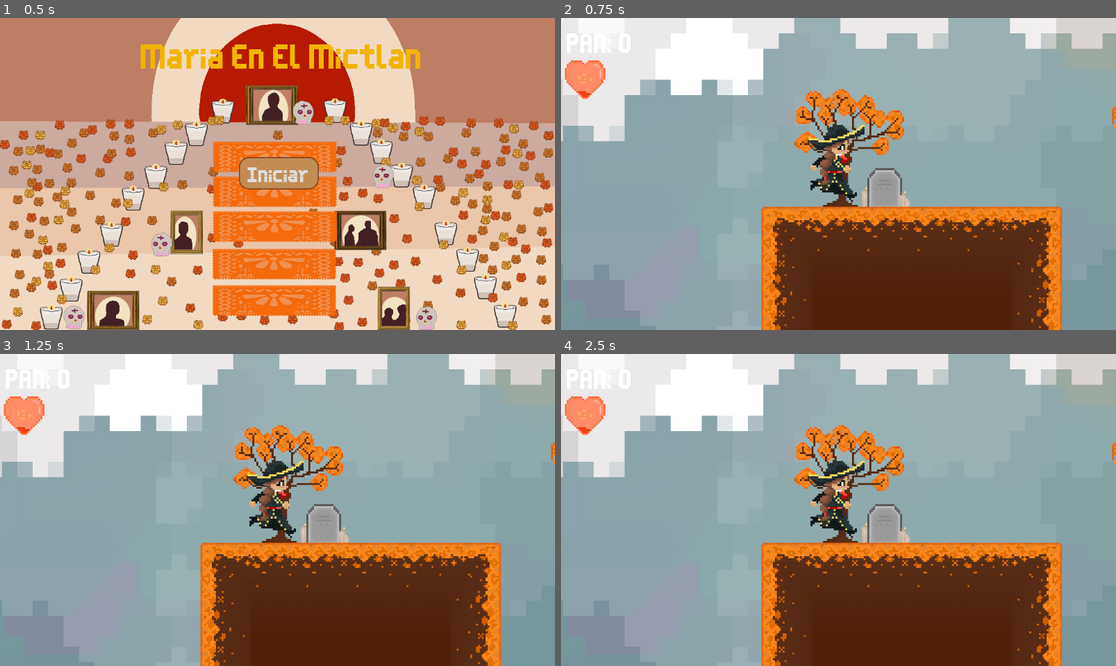
Above: before the commit, frames 1-4 (two rows, left to right).
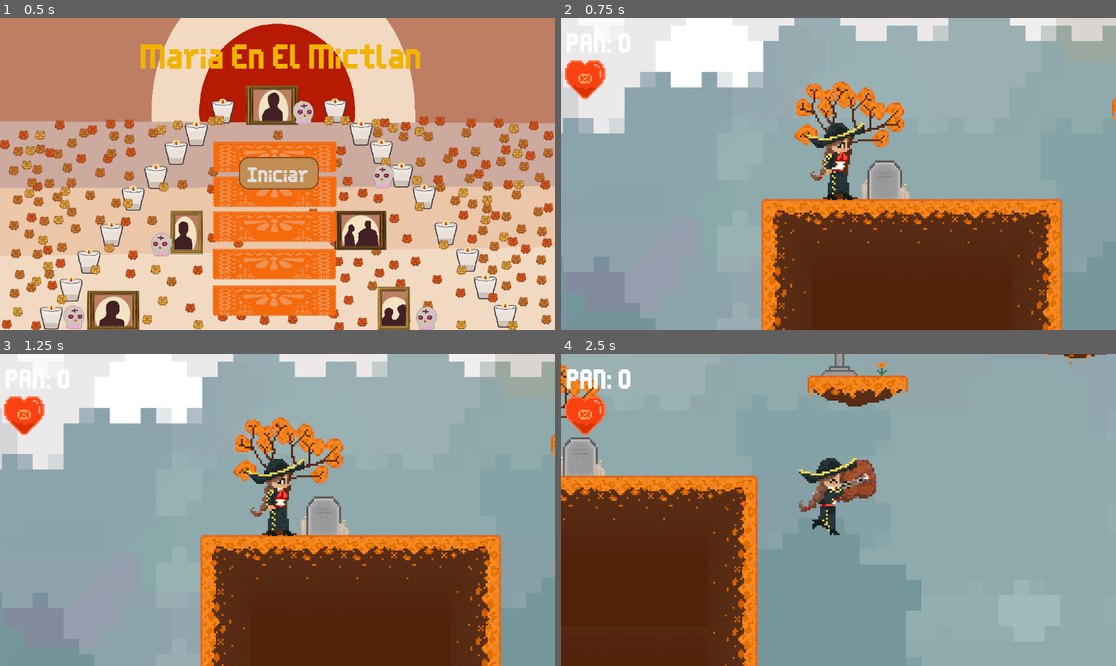
Above: after the commit, the same moments.

Repository: TheAlon50/Catrina_Game
Game: Godot game, scene res://Escenas/menu/portada.tscn
The game is run twice, just before and just after one commit, with the same random seed, the same clock (stepped at 60 frames per second) and the same inputs.
Inputs (mouse positions are in pixels of both pictures, inside the frame that each line leads up to):
- Up to frame 1 (0.5 s): no input
- Up to frame 2 (0.75 s): click "Iniciar" at 0.5 s
- Up to frame 3 (1.25 s): no input
- Up to frame 4 (2.5 s): move the mouse to (960, 494) at 1.27 s; hold D (Movimiento_Derecha) from 1.28 s (still down); click (960, 494) at 1.35 s; tap W (Saltar) at 1.52, 2.27 s; move the mouse to (727, 525) at 2.02 s; click (727, 525) at 2.1 s

Frame 1 is identical in both runs. In frame 2, 11% of the frame differs, in the area x 0-100%, y 2-100%; in frame 3, 11%; in frame 4, 64%, in the area x 0-100%, y 0-100%.
Error before the commit: Parse Error: Identifier "Vida" not declared in the current scope. (res://Scrips/Player/Movoimiento_(player)

Commit message:
EnemigosN

Diff:
--- a/catrina-games/Escenas/Nivel_1/nivel_1.tscn
+++ b/catrina-games/Escenas/Nivel_1/nivel_1.tscn
@@ -13,6 +13,7 @@
 [ext_resource type="Texture2D" uid="uid://2b44d8n7nm3b" path="res://Almacen/Recursos/Interfaz_Usuario/Corazon_Lleno.png" id="10_86tta"]
 [ext_resource type="PackedScene" uid="uid://oscsa31qmtpc" path="res://Escenas/meta_provicional/Altar.tscn" id="12_86tta"]
 [ext_resource type="AudioStream" uid="uid://bhsv55l8ns51s" path="res://Almacen/Musica/gameplay.mp3" id="13_750rq"]
+[ext_resource type="PackedScene" uid="uid://c14ad71h4rkpl" path="res://Escenas/Enemys/Chaman.tscn" id="14_653r3"]
 
 [sub_resource type="TileSetAtlasSource" id="TileSetAtlasSource_rqamo"]
 texture = ExtResource("1_6th8p")
@@ -3051,6 +3052,8 @@
 theme_override_font_sizes/font_size = 8
 
 [node name="Limites" type="StaticBody2D" parent="."]
+collision_layer = 0
+collision_mask = 2
 
 [node name="LimiteIzq" type="CollisionShape2D" parent="Limites"]
 position = Vector2(-100, 180)
@@ -3067,3 +3070,6 @@
 stream = ExtResource("13_750rq")
 volume_db = -5.887
 autoplay = true
+
+[node name="Chaman" parent="." instance=ExtResource("14_653r3")]
+position = Vector2(616, 146)
--- a/catrina-games/Escenas/kill_zone/caida_muerte.tscn
+++ b/catrina-games/Escenas/kill_zone/caida_muerte.tscn
@@ -1,10 +1,12 @@
 [gd_scene load_steps=3 format=3 uid="uid://c3kwknwhppmpf"]
 
-[ext_resource type="Script" uid="uid://cy0ar5ponxgy8" path="res://Scrips/killzone/caida_muerte.gd" id="1_y6qt2"]
+[ext_resource type="Script" uid="uid://dkpfuhtj6icrg" path="res://Scrips/killzone/caida_muerte.gd" id="1_y6qt2"]
 
 [sub_resource type="WorldBoundaryShape2D" id="WorldBoundaryShape2D_5c22a"]
 
 [node name="CaidaMuerte" type="Area2D"]
+collision_layer = 2
+collision_mask = 2
 script = ExtResource("1_y6qt2")
 
 [node name="CollisionShape2D" type="CollisionShape2D" parent="."]
--- a/catrina-games/Escenas/meta_provicional/Altar.tscn
+++ b/catrina-games/Escenas/meta_provicional/Altar.tscn
@@ -7,6 +7,8 @@
 size = Vector2(29, 50)
 
 [node name="Altar" type="Area2D"]
+collision_layer = 2
+collision_mask = 2
 script = ExtResource("1_t57ey")
 
 [node name="CollisionShape2D" type="CollisionShape2D" parent="."]
--- a/catrina-games/Escenas/player/MariaJose(Player).tscn
+++ b/catrina-games/Escenas/player/MariaJose(Player).tscn
@@ -153,6 +153,8 @@
 radius = 18.248287
 
 [node name="MariaJose(Player)" type="CharacterBody2D"]
+collision_layer = 2
+collision_mask = 5
 script = ExtResource("1_20v6q")
 
 [node name="Sprite2D" type="Sprite2D" parent="."]
@@ -170,6 +172,8 @@
 
 [node name="Area2D" type="Area2D" parent="."]
 position = Vector2(1, 0)
+collision_layer = 0
+collision_mask = 4
 
 [node name="CollisionShape2D" type="CollisionShape2D" parent="Area2D"]
 position = Vector2(14, -23)
--- a/catrina-games/Scrips/Enemigo/Enemy.gd
+++ b/catrina-games/Scrips/Enemigo/Enemy.gd
@@ -1,6 +1,7 @@
 extends CharacterBody2D
 class_name Enemy
 
+signal saludcambio
 var gravity = 15
 var walk_left = true
 var speed = 32
@@ -11,7 +12,8 @@
 
 @onready var anima = $Generico
 @onready var Spri = $Sprite
-#@onready var Salud: Healt = $"Healt" as Healt
+@export var player: CharacterBody2D
+
 
 
 func _physics_process(_delta):
@@ -75,4 +77,5 @@
 		queue_free()
 func _on_hit_body_entered(body: Node2D) -> void:
 	if body.is_in_group("Player"):
-		Vida.Live -= 1
+		player.Live = -1
+		saludcambio.emit()
--- a/catrina-games/Scrips/Enemigo/Global.gd
+++ b/catrina-games/Scrips/Enemigo/Global.gd
@@ -1,6 +1,6 @@
 extends Node
 
-var Live = 3
+
 var Generico = 3
 var Dorada = 3
 var Chaman = 4
--- a/catrina-games/Scrips/Enemigo/chaman.gd
+++ b/catrina-games/Scrips/Enemigo/chaman.gd
@@ -1,5 +1,6 @@
 extends CharacterBody2D
 
+signal saludcambio
 var gravity = 15
 var walk_left = true
 var speed = 32
@@ -9,7 +10,7 @@
 @onready var anima = $Chaman
 @onready var Spri = $Chama
 @onready var Coll = $"Collision Cha"
-@onready var timer: Timer =$Timer
+@export var player: CharacterBody2D
 
 func _physics_process(_delta):
 	if Dead == true:
@@ -52,7 +53,8 @@
 #Daño a jugador
 func Daño():
 	if $"Hit".is_colliding():
-		Vida.Live -= 1
+		player.Live = -1
+		saludcambio.emit()
 
 func Caminar():
 	if (Stop == false):
--- a/catrina-games/Scrips/Enemigo/movimiento.tscn
+++ b/catrina-games/Scrips/Enemigo/movimiento.tscn
@@ -1,6 +1,6 @@
 [gd_scene load_steps=2 format=3 uid="uid://buj5y4kjlg8tw"]
 
-[ext_resource type="Script" path="res://Movimiento.gd" id="1_4r6t7"]
+[ext_resource type="Script" uid="uid://cscewe1kk7jsn" path="res://Scrips/Enemigo/Movimiento.gd" id="1_ptv2k"]
 
 [node name="Movimiento" type="Node"]
-script = ExtResource("1_4r6t7")
+script = ExtResource("1_ptv2k")
--- a/catrina-games/Scrips/Interfaz/texture_progress_bar.gd
+++ b/catrina-games/Scrips/Interfaz/texture_progress_bar.gd
@@ -11,4 +11,4 @@
 func update_barra():
 	if player:
 		# Actualiza la barra según la vida
-		value = player.live * 100 / player.max_live
+		value = player.Live * 100 / player.Max_live
--- a/catrina-games/Scrips/Player/Movoimiento_(player).gd
+++ b/catrina-games/Scrips/Player/Movoimiento_(player).gd
@@ -1,12 +1,15 @@
 extends CharacterBody2D
 
-class_name Movoimiento
+
+signal saludcambio
 
 var direccion := 0.0
 const SPEED = 130.0
 const JUMP_VELOCITY = -340.0
 var esta_atacando: bool = false
 var is_dead: bool = false # Bloquea el control durante el respawn
+var Live := 3
+var Max_live:=3
 
 @onready var anima := $AnimationPlayer
 @onready var Sprint := $Sprite2D
@@ -16,7 +19,6 @@
 	$Area2D/CollisionShape2D.disabled = true
 
 func _physics_process(delta: float) -> void:
-
 	if is_dead:
 		velocity = Vector2.ZERO
 		return
@@ -26,7 +28,7 @@
 	elif direccion != 0:
 		colicion_ataque.position.x = 1
 
-		Sprint.flip_h = direccion < 0 if direccion != 0 else Sprint.flip_h
+	Sprint.flip_h = direccion < 0 if direccion != 0 else Sprint.flip_h
 
 	if not is_on_floor():
 		velocity += get_gravity() * delta
@@ -43,7 +45,6 @@
 		esta_atacando = true
 		anima.play("golpear")
 		$Area2D/CollisionShape2D.disabled = false
-
 	else:
 		if not is_on_floor():
 			if velocity.y > 0:
@@ -81,11 +82,18 @@
 
 func GameOver():
 	is_dead = false
+	# Llamar la función de cambio de escena después del frame actual
+	call_deferred("cambiar_escena_gameover")
+
+func cambiar_escena_gameover():
 	get_tree().change_scene_to_file("res://Escenas/GameOver/GAMEOVER.tscn")
+
 func respawn():
 	is_dead = true
-	Vida.Live = -1
-	if Vida.Live == 0:
+	Live -=1
+	saludcambio.emit()
+
+	if Live == 0:
 		GameOver()
 	else:
 		global_position = Vector2(27, 214)
@@ -96,6 +104,7 @@
 		if is_dead:
 			is_dead = false
 
+
 	#detector de colicion en ataque
 func _on_area_2d_body_entered(body: Node2D) -> void:
 	if body.is_in_group("Chaman"):
--- a/catrina-games/project.godot
+++ b/catrina-games/project.godot
@@ -18,6 +18,7 @@
 [autoload]
 
 GlobalPm="*res://Scrips/Recolectables/GlobalPM.gd"
+Vida="*res://Scrips/Global.tscn"
 
 [dotnet]
 
@@ -50,6 +51,12 @@
 ]
 }
 
+[layer_names]
+
+2d_physics/layer_1="World"
+2d_physics/layer_2="Player"
+2d_physics/layer_3="Enemy"
+
 [rendering]
 
 textures/canvas_textures/default_texture_filter=0
Not shown: 1 places in catrina-games/Escenas/Nivel_1/nivel_1.tscn that only renumber resources
Not shown: 1 places in catrina-games/Escenas/player/MariaJose(Player).tscn that only renumber resources
